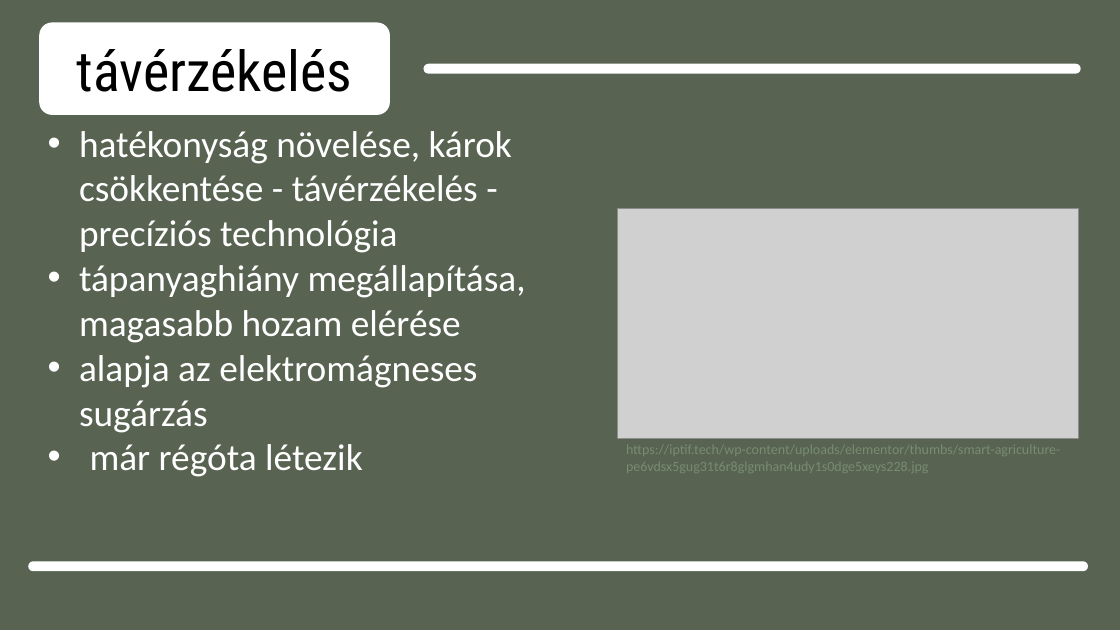
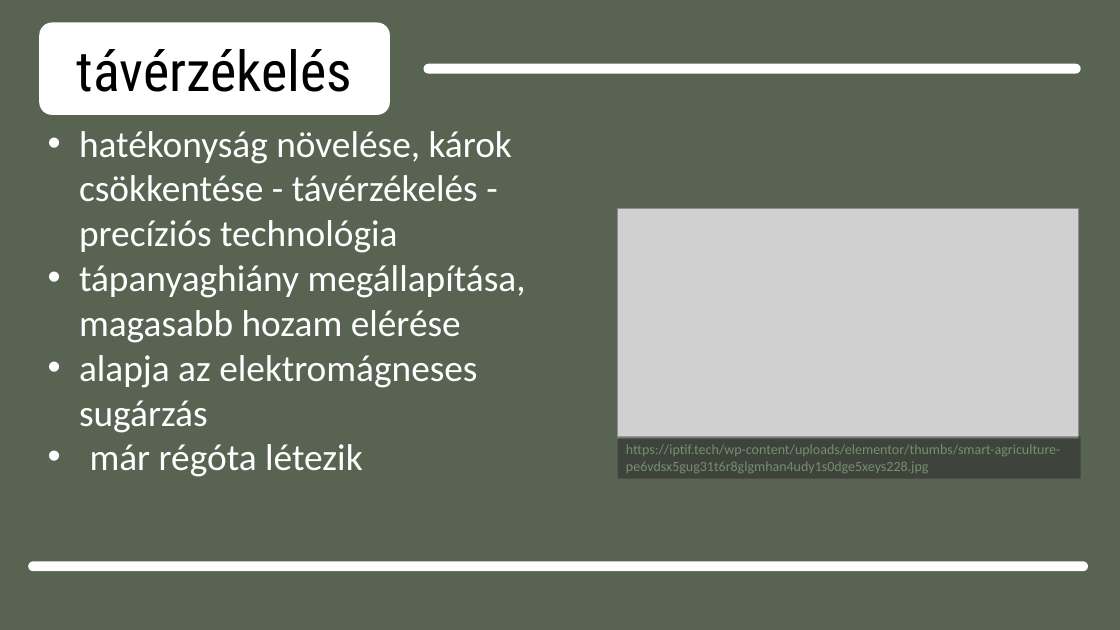
Before and after one commit to dzsofri/paprika, a slide deck: slide 8 of informatikaamezogazdasagban.pptx. Drawn at 1120x630 pixels with LibreOffice and Linux fonts; fonts in the diff are those of the drawing; grey boxes stand for pictures. Boxes give left, top, right and bottom in pixels: in the first picture for what was removed or moved away, otherwise in the second. Text is boxed around its words. In the diff, an @@ line names an element or a change of style, - is before the commit and + after.

```diff
--- a/informatikaamezogazdasagban.pptx
+++ b/informatikaamezogazdasagban.pptx
@@ rectangle "https://iptif.tech/wp-content/uploads/elementor/thumbs/smart ...": place and size @@
-rectangle "https://iptif.tech/wp-content/uploads/elementor/thumbs/smart ..." at [626, 445, 1060, 473]
+rectangle "https://iptif.tech/wp-content/uploads/elementor/thumbs/smart ..." at [618, 436, 1081, 478]
@@ rectangle "https://iptif.tech/wp-content/uploads/elementor/thumbs/smart ..." at [618, 436, 1081, 478]: fill none to #262626 at 50% opacity @@
```
Also in this commit, not shown: 6 other slides changed.
